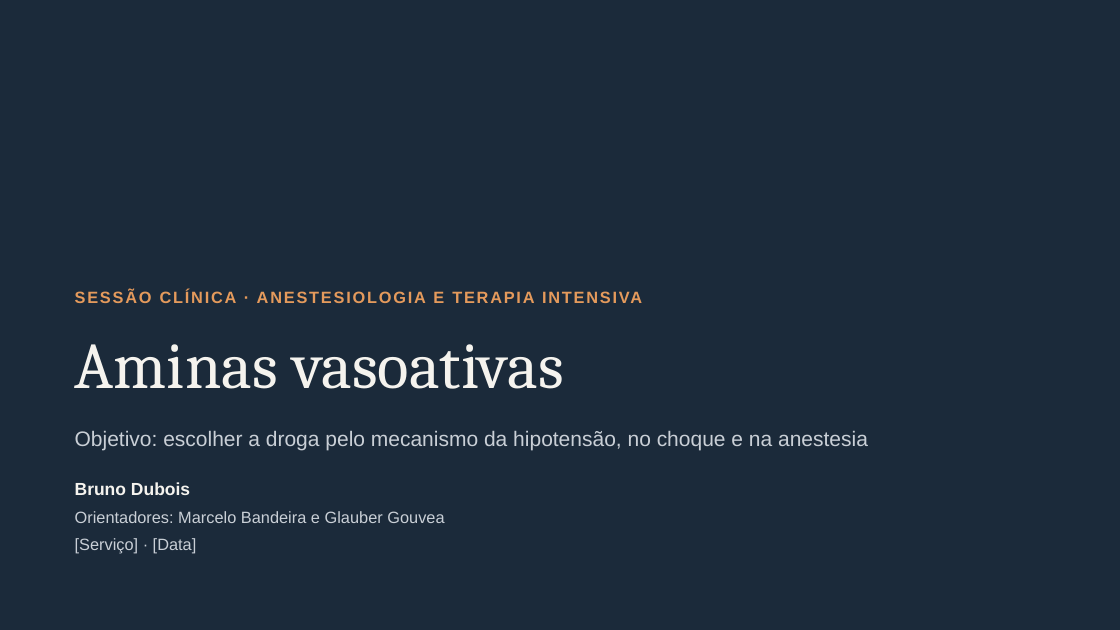
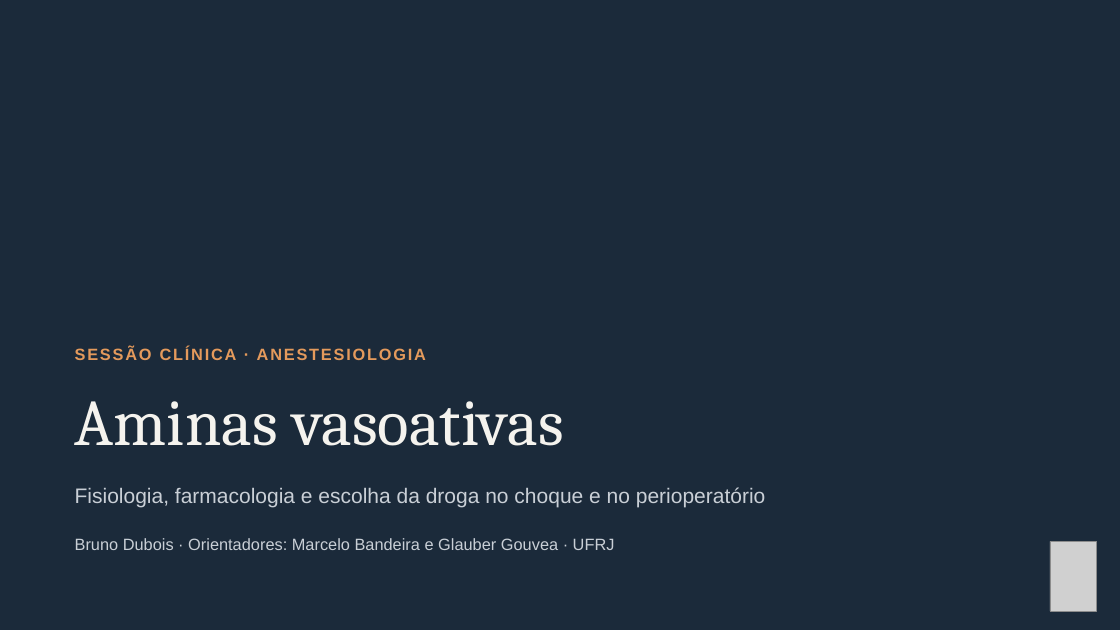
Before and after one commit to brunomoraesdubois-bit/Bruno, a slide deck: slide 1 of apresentacao/Aminas_Vasoativas.pptx. Drawn at 1120x630 pixels with LibreOffice and Linux fonts; fonts in the diff are those of the drawing; grey boxes stand for pictures. Boxes give left, top, right and bottom in pixels: in the first picture for what was removed or moved away, otherwise in the second. Text is boxed around its words. In the diff, an @@ line names an element or a change of style, - is before the commit and + after.

```diff
--- a/apresentacao/Aminas_Vasoativas.pptx
+++ b/apresentacao/Aminas_Vasoativas.pptx
@@ text at bbox=[75, 346, 426, 360]: text changed @@
-SESSÃO CLÍNICA · ANESTESIOLOGIA E TERAPIA INTENSIVA
+SESSÃO CLÍNICA · ANESTESIOLOGIA
@@ title "Aminas vasoativas": place and size @@
-title "Aminas vasoativas" at bbox=[75, 344, 563, 389]
+title "Aminas vasoativas" at bbox=[75, 401, 563, 446]
@@ text at bbox=[75, 487, 765, 507]: text changed @@
-Objetivo: escolher a droga pelo mecanismo da hipotensão, no choque e na anestesia
+Fisiologia, farmacologia e escolha da droga no choque e no perioperatório
@@ text removed at bbox=[75, 482, 190, 495] @@
-Bruno Dubois
@@ text at bbox=[75, 538, 615, 550]: text changed @@
-Orientadores: Marcelo Bandeira e Glauber Gouvea
+Bruno Dubois · Orientadores: Marcelo Bandeira e Glauber Gouvea · UFRJ
@@ text removed at bbox=[75, 538, 197, 554] @@
-[Serviço] · [Data]
@@ picture added at bbox=[1050, 542, 1097, 612] @@
```
Also in this commit, not shown: 27 other slides changed, 1 slide added, 34 other files.
